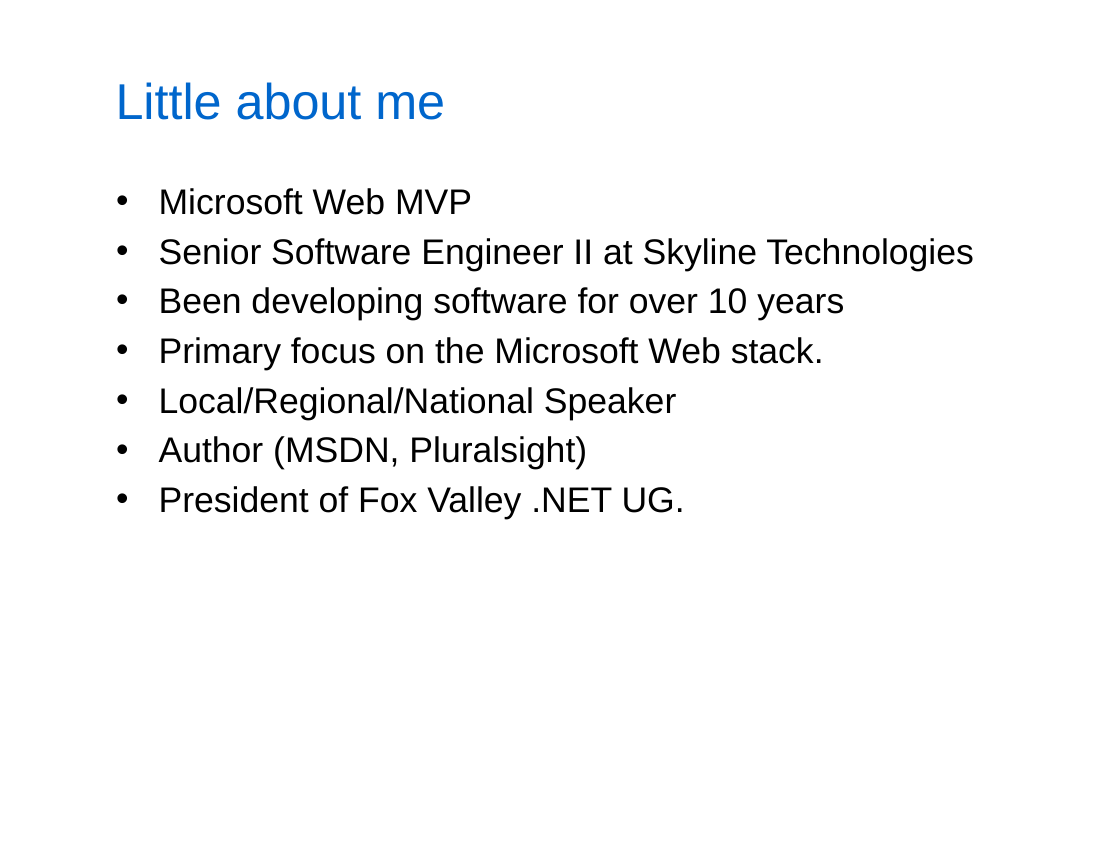
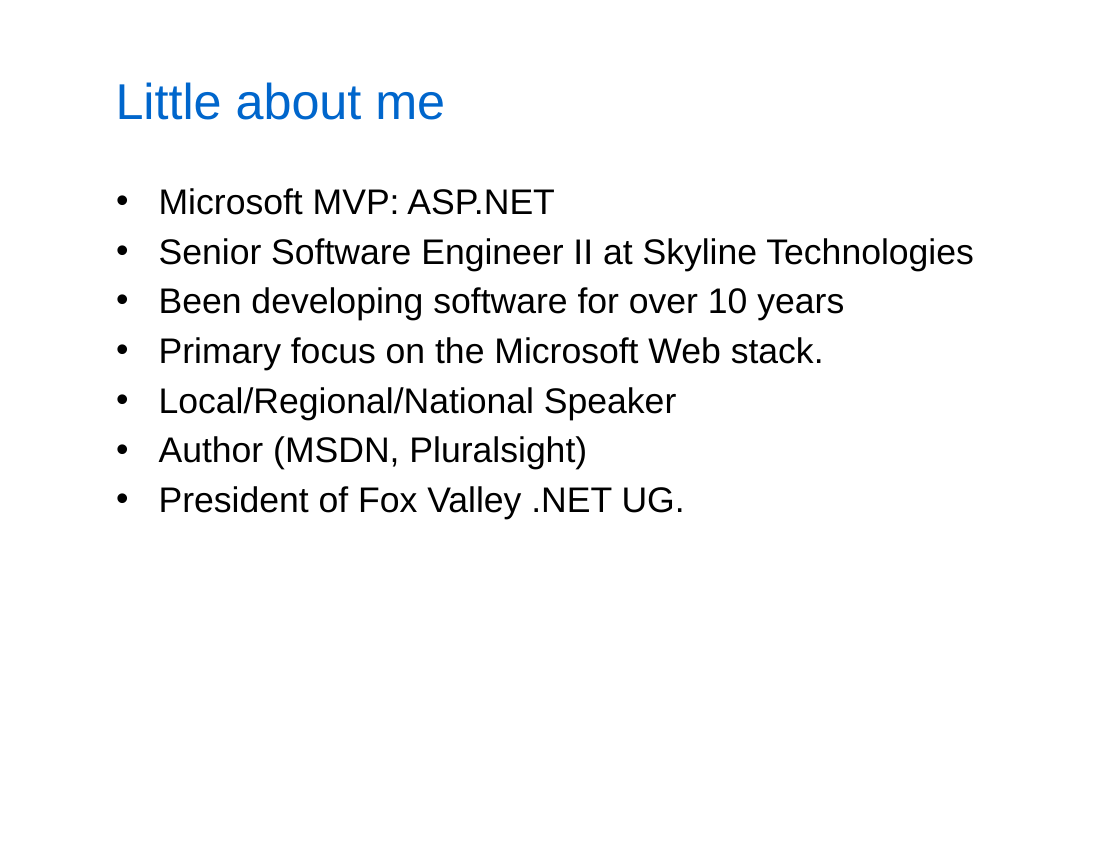
Before and after one commit to kburnell/TestDrivingASP.NETMVC, a slide deck: slide 2 of TestDrivingASP.NETMVC_Short.pptx. Drawn at 1120x853 pixels with LibreOffice and Linux fonts; fonts in the diff are those of the drawing; background and template pictures are left out. Boxes give left, top, right and bottom in pixels: in the first picture for what was removed or moved away, otherwise in the second. Text is boxed around its words. In the diff, an @@ line names an element or a change of style, - is before the commit and + after.

```diff
--- a/TestDrivingASP.NETMVC_Short.pptx
+++ b/TestDrivingASP.NETMVC_Short.pptx
@@ text at (x1=159, y1=188, x2=554, y2=215): text changed @@
-• Microsoft Web MVP
+• Microsoft MVP: ASP.NET
```
Also in this commit, not shown: 16 other slides changed, 4 slides added, 8 slides removed, 6 other files.
